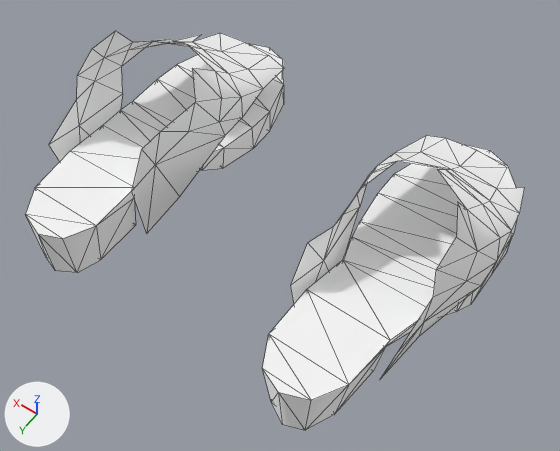
The FBX model SourceAssets/VRoid/built/SK_Shoes_036.fbx as it was, and as the next commit left it.
The view is the same before and after, from a 50 mm lens placed at (-0.158, 0.198, 0.338), pointed at (-0.012, -0.007, 0.017). Lighting does not change. The marker at lower left points along +X, +Y and +Z. The older version comes first. Mesh edges are drawn as thin lines. Where no turn or scale is listed for an object, it has been applied to the vertices. Vertices at exactly the same position are counted once.

Script lines for the objects in view, before the commit:
```python
me_shoes_036 = bpy.data.meshes.new('Shoes_036')
me_shoes_036.from_pydata(...)  # 186 vertices, 294 faces; spans x -0.118..0.118, y -0.12..0.079, z 0.0..0.087
# faces by material slot: [176, 118]
me_shoes_036.materials.append(mat_shoes_036_m1)  # its picture is missing
me_shoes_036.materials.append(mat_shoes_036_m0)  # its picture is missing
ob_shoes_036 = bpy.data.objects.new('Shoes_036', me_shoes_036)
ob_shoes_036.location = (0.0, 0.0, 0.0)
```
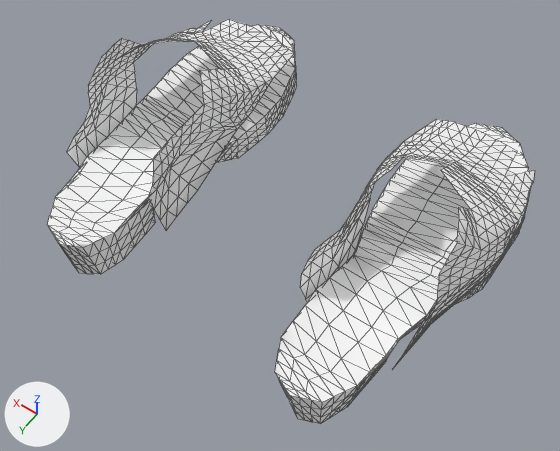
The change, as a list of edits to the scene's bpy script:
```text
Change me_shoes_036:
    used by ob_shoes_036; location = (0.0, 0.0, 0.0)
    remove me_shoes_036.from_pydata(...)  # 186 vertices, 294 faces; spans x -0.118..0.118, y -0.12..0.079, z 0.0..0.087
    add me_shoes_036.from_pydata(...)  # 1500 vertices, 2646 faces; spans x -0.118..0.118, y -0.134..0.07, z -0.016..0.08
    me_shoes_036 part 1: the loose piece of 46 vertices spanning x 0.042..0.115, y -0.12..0.079, z 0.0..0.038 is rebuilt with 433 vertices and now spans x 0.042..0.115, y -0.134..0.07, z -0.016..0.025
    me_shoes_036 part 2: the loose piece of 46 vertices spanning x -0.115..-0.042, y -0.12..0.079, z 0.0..0.038 is rebuilt with 432 vertices and now spans x -0.115..-0.042, y -0.134..0.07, z -0.016..0.025
    me_shoes_036 part 3: 1 vertex moved within x 0.099, y -0.028, z 0.071; 46 vertices removed from x 0.041..0.118, y -0.096..0.037, z 0.002..0.087; 318 vertices added at x 0.041..0.118, y -0.105..0.028, z -0.01..0.08
    me_shoes_036 part 4: 1 vertex moved within x -0.099, y -0.028, z 0.071; 46 vertices removed from x -0.118..-0.041, y -0.096..0.037, z 0.002..0.087; 315 vertices added at x -0.118..-0.041, y -0.105..0.028, z -0.01..0.08
```

Where the change shows, as pixel boxes [x1, y1, x2, y2] in the pictures (560 x 451 px):
'Shoes_036', reshaped
    before: [25, 31, 525, 430]
    after: [47, 19, 535, 424]
part 1 of me_shoes_036, rebuilt (9% taller)
    before: [25, 44, 284, 273]
    after: [47, 25, 297, 274]
part 2 of me_shoes_036, rebuilt
    before: [262, 145, 517, 430]
    after: [275, 123, 529, 424]
part 3 of me_shoes_036, reshaped
    before: [49, 31, 284, 234]
    after: [67, 19, 294, 230]
part 4 of me_shoes_036, reshaped
    before: [291, 136, 525, 378]
    after: [300, 119, 535, 366]
